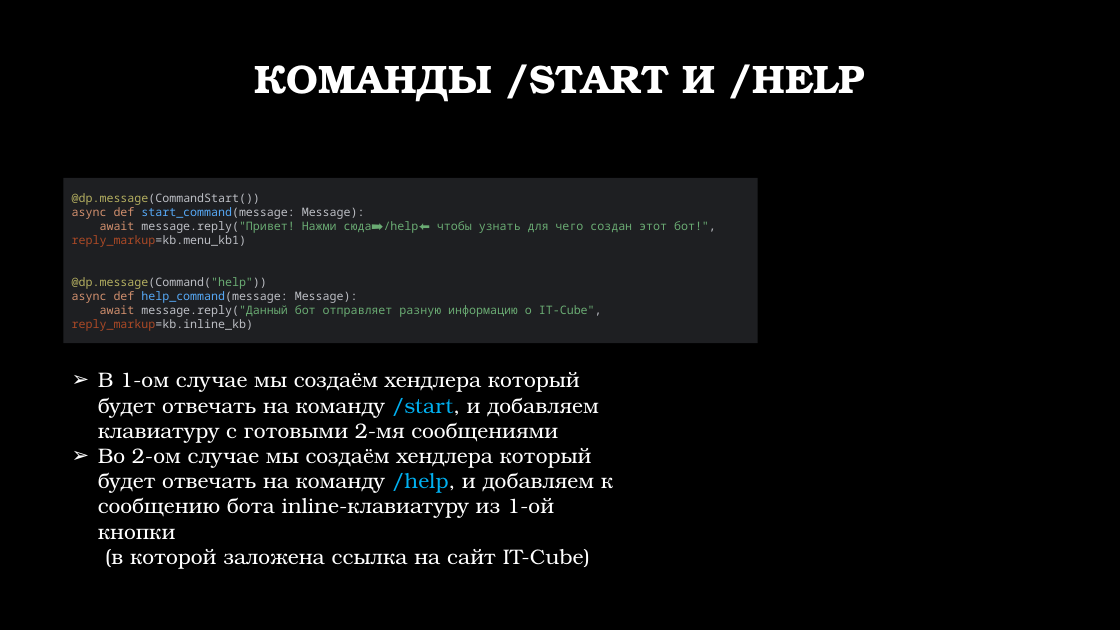
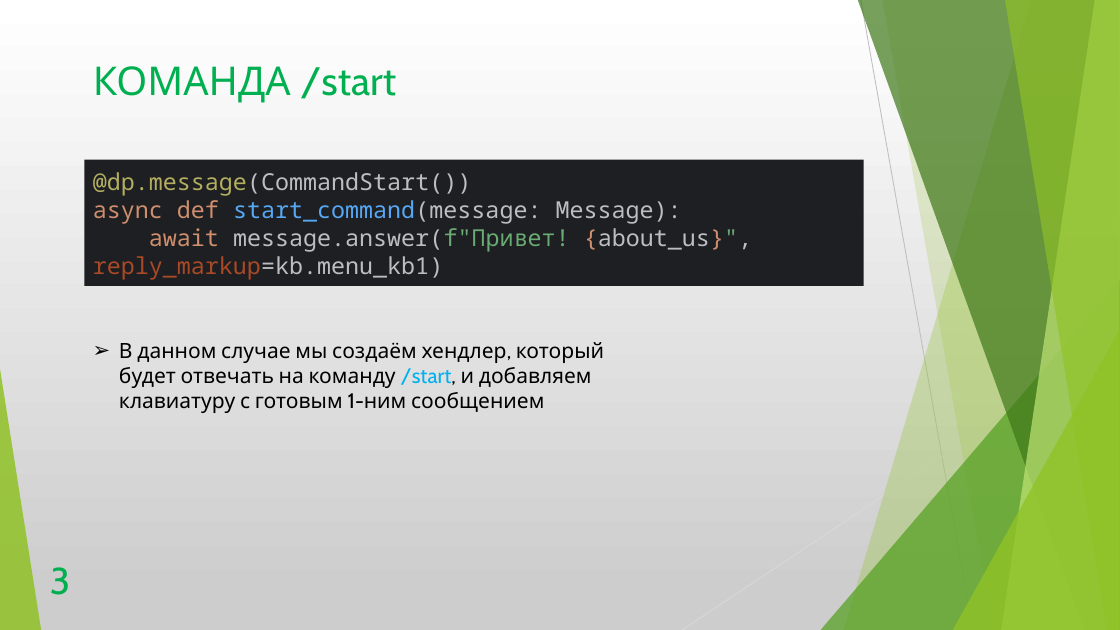
Before and after one commit to GeraltDima/Proect_po-it-cube, a slide deck: slide 4 of Презентация к проекту.pptx. Drawn at 1120x630 pixels with LibreOffice and Linux fonts; fonts in the diff are those of the drawing; background and template pictures are left out. Boxes give left, top, right and bottom in pixels: in the first picture for what was removed or moved away, otherwise in the second. Text is boxed around its words. In the diff, an @@ line names an element or a change of style, - is before the commit and + after.

Commit message:
Save_5

```diff
--- a/Презентация к проекту.pptx
+++ b/Презентация к проекту.pptx
@@ background picture (left out) to gradient #FFFFFF to #CDCDCD @@
@@ title "КОМАНДА /start" at (93, 66, 396, 103): vertical alignment middle to top @@
@@ title at (93, 66, 396, 103): text changed; font TeX Gyre Bonum to Cabin; text colour #FFFFFF to #00B050; bold off @@
-КОМАНДЫ /START И /HELP
+КОМАНДА /start
@@ rectangle "@dp.message(CommandStart()) async def start_command(message: ...": place and size @@
-rectangle "@dp.message(CommandStart()) async def start_command(message: ..." at (63, 178, 758, 344)
+rectangle "@dp.message(CommandStart()) async def start_command(message: ..." at (85, 160, 865, 286)
@@ text in rectangle at (93, 172, 752, 280): text changed; size 10 to 20 pt @@
-@dp.message(CommandStart())
-async def start_command(message: Message):
-await message.reply("Привет! Нажми сюда➡️/help⬅️ чтобы узнать для чего создан этот бот!", reply_markup=kb.menu_kb1)
-@dp.message(Command("help"))
-async def help_command(message: Message):
-await message.reply("Данный бот отправляет разную информацию о IT-Cube", reply_markup=kb.inline_kb)
+@dp.message(CommandStart())
+async def start_command(message: Message):
+await message.answer(f"Привет! {about_us}", reply_markup=kb.menu_kb1)
@@ text at (119, 342, 604, 413): text changed; font TeX Gyre Bonum to Cabin; text colour #FFFFFF to #000000 @@
-➢ В 1-ом случае мы создаём хендлера который будет отвечать на команду /start, и добавляем клавиатуру с готовыми 2-мя сообщениями
-➢ Во 2-ом случае мы создаём хендлера который будет отвечать на команду /help, и добавляем к сообщению бота inline-клавиатуру из 1-ой кнопки
-(в которой заложена ссылка на сайт IT-Cube)
+➢ В данном случае мы создаём хендлер, который будет отвечать на команду /start, и добавляем клавиатуру с готовым 1-ним сообщением
@@ group added at (0, 0, 1120, 630): 5 freeform shapes, 3 triangles, 2 lines @@
@@ text added at (50, 567, 70, 595), 32 pt, text #00B050 @@
+3
```
Also in this commit, not shown: 6 other slides changed.
